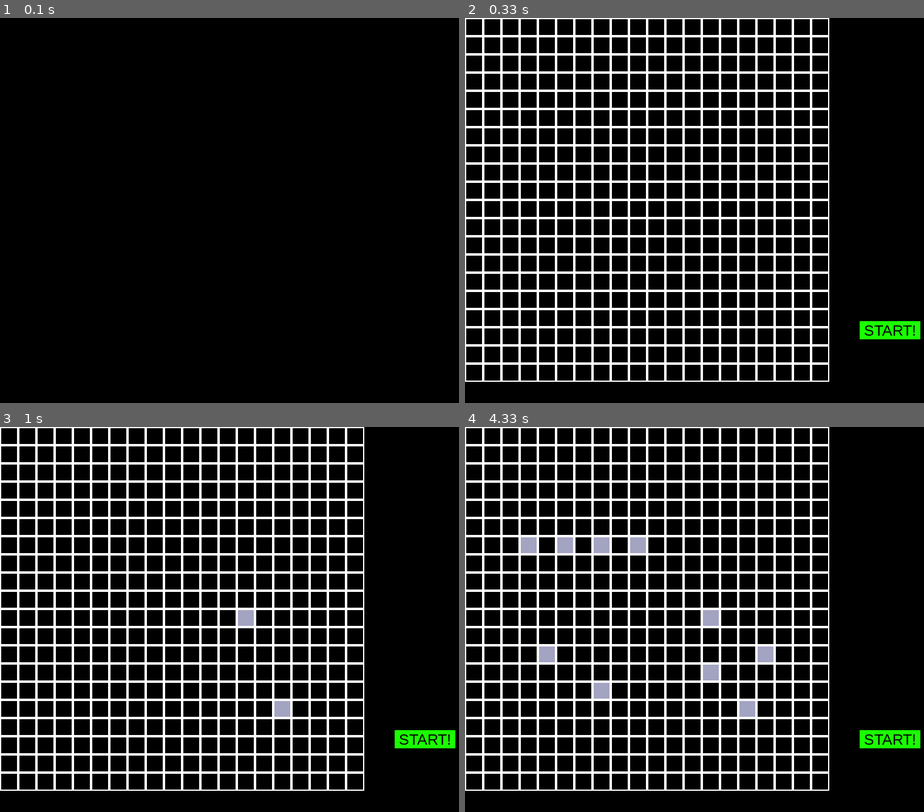
Above: before the commit, frames 1-4 (two rows, left to right).
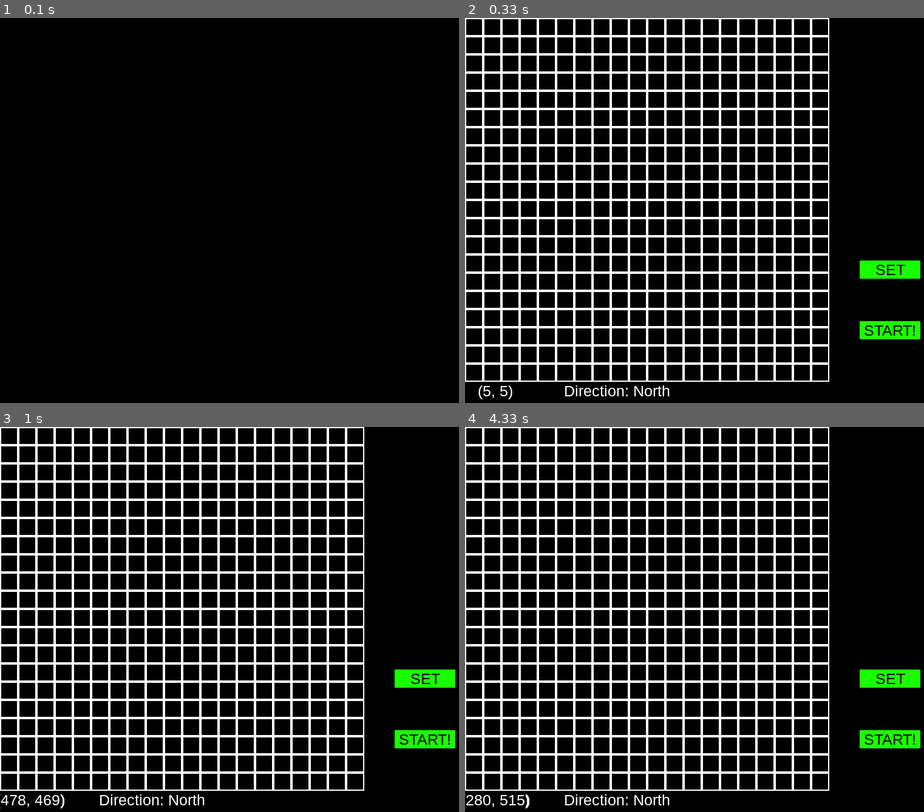
Above: after the commit, the same moments.

Repository: ghy99/MDP
Game: pygame game, started from Algorithm/main.py
Two runs of this game, one before a commit and one after it. Both use one fixed random seed, a clock stepped at 60 frames per second and the inputs below.
Inputs (mouse positions are in pixels of both pictures, inside the frame that each line leads up to):
- Up to frame 1 (0.1 s): no input
- Up to frame 2 (0.33 s): no input
- Up to frame 3 (1 s): click (243, 623) at 0.43 s; click (289, 711) at 0.8 s
- Up to frame 4 (4.33 s): click (763, 658) at 1.2 s; click (593, 546) at 1.6 s; move the mouse to (708, 673) at 1.87 s; click (708, 673) at 2 s; move the mouse to (639, 542) at 2.27 s; click (639, 542) at 2.4 s; click (524, 538) at 2.8 s; click (552, 661) at 3.2 s; click (565, 546) at 3.6 s; move the mouse to (593, 692) at 3.87 s; click (593, 692) at 4 s; move the mouse to (634, 738) at 4.27 s

Frame 1 is identical in both runs. In frame 2, 0.9% of the frame differs, in the area x 2-100%, y 62-100%; in frame 3, 1.3%; in frame 4, 2.4%, in the area x 0-100%, y 28-100%.

Commit message:
edited simulation

Diff:
--- a/Algorithm/simulation.py
+++ b/Algorithm/simulation.py
@@ -24,22 +24,64 @@
                 pygame.draw.rect(cls.screen, settings.WHITE, rect, 2)
 
     ''' How to add texts?? '''
-    def drawButtons(cls, xpos, ypos, color, text):
-        startButton = pygame.Rect(xpos, ypos, settings.BUTTON_LENGTH, settings.BUTTON_WIDTH)
-        pygame.draw.rect(cls.screen, color, startButton)
-        text = cls.font.render(text, True, (settings.BLACK))
-        cls.screen.blit(text, text.get_rect(center=(startButton.x + (settings.BUTTON_LENGTH//2), startButton.y + (settings.BUTTON_WIDTH//2))))
+    def drawButtons(cls, xpos, ypos, bgcolor, text, textColor, length, width):
+        startButton = pygame.Rect(xpos, ypos, length, width)
+        pygame.draw.rect(cls.screen, bgcolor, startButton)
+        text = cls.font.render(text, True, textColor)
+        cls.screen.blit(text, text.get_rect(center=(startButton.x + (length//2), startButton.y + (width//2))))
+
+    def selectObstacles(cls, x, y, cellSize, color):
+        newRect = pygame.Rect(x * cellSize, y * cellSize, cellSize, cellSize)
+        cls.screen.fill(color, newRect)
+        pygame.draw.rect(cls.screen, color, newRect, 2)
+
+    def drawObstaclesButton(cls, obstacles, color):
+        size = settings.GRID_CELL_LENGTH * settings.SCALING_FACTOR
+        #     self.selectObstacles(x // (10 * 3), y // ( 10 * 3),
+        #     settings.GRID_CELL_LENGTH * settings.SCALING_FACTOR,
+        #     settings.GREY)
+        for i in obstacles:
+            print(i)
+            if i[2] == 'N':
+                newRect = pygame.Rect((i[0]) * size, (i[1] - 2) * size, size, 2)
+                cls.screen.fill(color, newRect)
+                pygame.draw.rect(cls.screen, color, newRect, 2)
+            elif i[2] == 'E':
+                newRect = pygame.Rect((i[0]) * size, (i[1] - 2) * size, size, 2)
+                cls.screen.fill(color, newRect)
+                pygame.draw.rect(cls.screen, color, newRect, 2)
+            elif i[2] == 'S':
+                pass
+            elif i[2] == 'W':
+                pass
+        # cls.drawButtons(685, 120, settings.GREY, 'N', settings.BLACK, size, size)    # N
+        # cls.drawButtons(655, 150, settings.GREY, 'E', settings.BLACK, size, size)    # E
+        # cls.drawButtons(685, 180, settings.GREY, 'S', settings.BLACK, size, size)    # S
+        # cls.drawButtons(715, 150, settings.GREY, 'W', settings.BLACK, size, size)    # W
+
+    def draw(cls, x, y):
+        # start button
+        cls.drawButtons(650, 500, settings.GREEN, 'START!', settings.BLACK, settings.BUTTON_LENGTH, settings.BUTTON_WIDTH)
+        # current cursor coordinates, change to robot
+        cls.drawButtons(0, 600, settings.BLACK, f"({x}, {y})", settings.WHITE, settings.BUTTON_LENGTH, settings.BUTTON_WIDTH)
+        # supposedly current direction object is facing
+        cls.drawButtons(150, 600, settings.BLACK, f"Direction: North", settings.WHITE, settings.BUTTON_LENGTH * 2, settings.BUTTON_WIDTH)
+        # set obstacles, asking for input from cmd prompt
+        cls.drawButtons(650, 400, settings.GREEN, 'SET', settings.BLACK, settings.BUTTON_LENGTH, settings.BUTTON_WIDTH)
 
     def runSimulation(self):
         # bg = pygame.image.load(os.path.join("./images/", "white.png"))
         self.clock = pygame.time.Clock()
-
+        startingPosX = 0
+        startingPosY = (settings.GRID_LENGTH - settings.GRID_CELL_LENGTH) * settings.SCALING_FACTOR
         while True:
             self.drawGrid()
-            self.drawButtons(650, 500, settings.GREEN, 'START!')    # start button
+
             self.clock.tick(10)     # 10 frames per second apparently
             # self.screen.blit(bg, (0, 0))
             x, y = pygame.mouse.get_pos()
+            self.draw(x, y)
+            # self.drawObstaclesButton()
             for event in pygame.event.get():
                 if event.type == pygame.QUIT:
                     pygame.quit()
@@ -49,13 +91,13 @@
                         print("START BUTTON IS CLICKED!!! I REPEAT, START BUTTON IS CLICKED!!!")
                         grid, obstacles = app.initGrid()
                         app.runAlgo(grid, obstacles)
-                    elif (x < settings.GRID_LENGTH * settings.SCALING_FACTOR) and (y < settings.GRID_LENGTH * settings.SCALING_FACTOR):
-                        ''' Each cell is 10x10 multiplied by scaling factor of 3 = 30x30px
-                            if i want to get grid cell, take coordinate // (10 * 3) '''
-                        cellCoord = (x // (10 * 3), y // (10 * 3))
-                        print(f"Coordinates: {cellCoord}")
-
-                        newRect = pygame.Rect((x // (10 * 3)) * settings.GRID_CELL_LENGTH * settings.SCALING_FACTOR, (y // (10 * 3)) * settings.GRID_CELL_LENGTH * settings.SCALING_FACTOR, settings.GRID_CELL_LENGTH * settings.SCALING_FACTOR, settings.GRID_CELL_LENGTH * settings.SCALING_FACTOR)
-                        self.screen.fill(settings.GREY, newRect)
-                        pygame.draw.rect(self.screen, settings.GREY, newRect, 2)
+                    elif (650 < x < x + settings.BUTTON_LENGTH) and (400 < y < y + settings.BUTTON_WIDTH):
+                        print("*****Setting obstacles*****")
+                        obstacles = app.createObstacles(settings.GRID_LENGTH // settings.GRID_CELL_LENGTH)
+                        print("*****Drawing obstacles*****")
+                        self.drawObstaclesButton(obstacles, settings.RED)
+                    # elif (x < settings.GRID_LENGTH * settings.SCALING_FACTOR) and (y < settings.GRID_LENGTH * settings.SCALING_FACTOR):
+                    #     ''' Each cell is 10x10 multiplied by scaling factor of 3 = 30x30px
+                    #         if i want to get grid cell, take coordinate // (10 * 3) '''
+                    #     self.selectObstacles(x // (10 * 3), y // ( 10 * 3), settings.GRID_CELL_LENGTH * settings.SCALING_FACTOR, settings.GREY)
             pygame.display.update()
